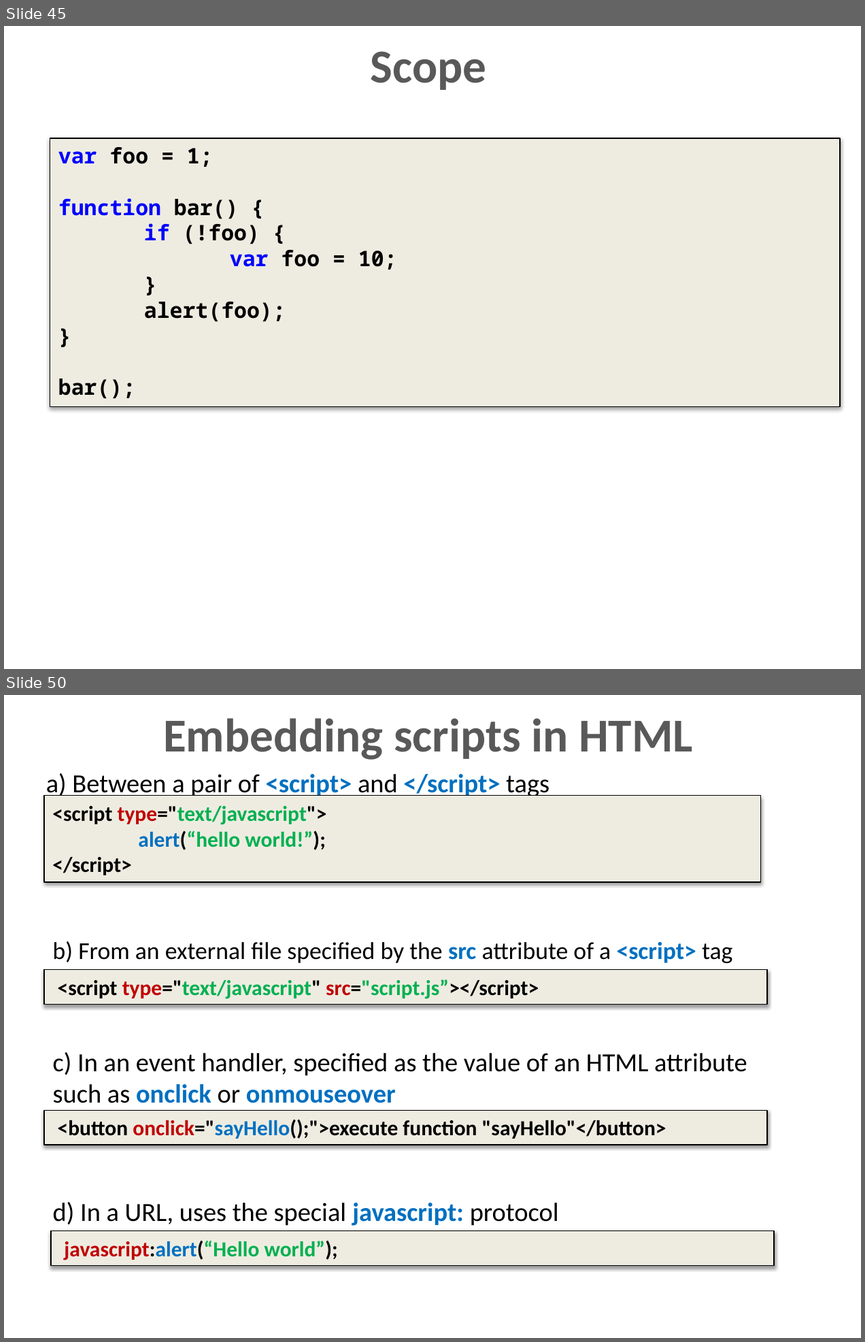
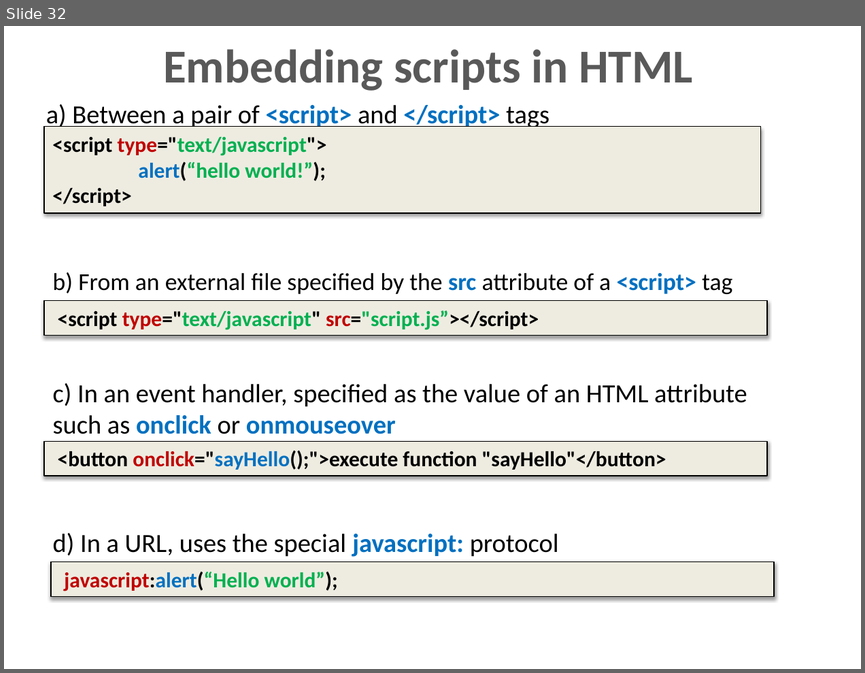
Before and after one commit to dzmitry-varabei/front-end-course, a slide deck: js-data-types/Data_types.pptx. Shown one above the other, each under a label of ours: slides 45 and 50 before the commit, slide 32 after it; the slides between them are not shown. The pictures are 865x1342 and 865x673 pixels, drawn with LibreOffice and Linux fonts; fonts in the diff are those of the drawing. Boxes give left, top, right and bottom in pixels: in the first picture for what was removed or moved away, otherwise in the second. Text is boxed around its words. In the diff, an @@ line names an element or a change of style, - is before the commit and + after.

Commit message:
reorganize 'data types' and 'scope' slides

```diff
--- a/js-data-types/Data_types.pptx
+++ b/js-data-types/Data_types.pptx
@@ slide 45 removed at (4,26,861,669), background #FFFFFF @@
@@ title removed at (371,51,487,90) @@
-Scope
@@ rectangle removed at (50,138,840,406) @@
-var foo = 1;
-function bar() {
-if (!foo) {
-var foo = 10;
-}
-alert(foo);
-}
-bar();
@@ what was slide 50 is now slide 32 @@
```
Also in this commit, not shown: 17 other slides removed, 2 other files.
